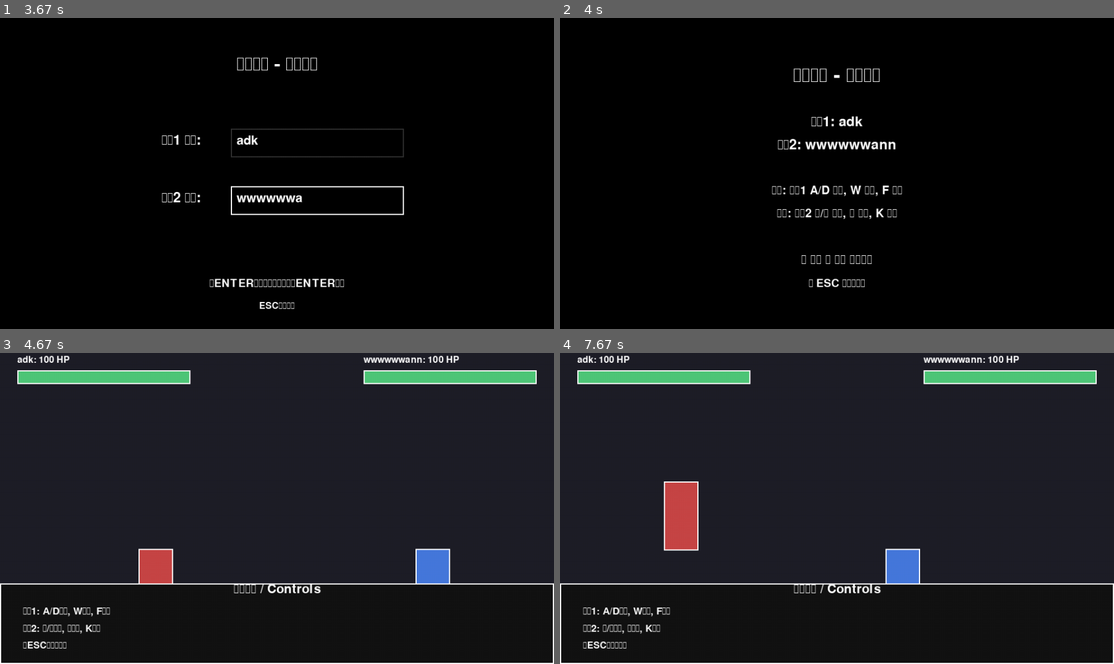
Above: before the commit, frames 1-4 (two rows, left to right).
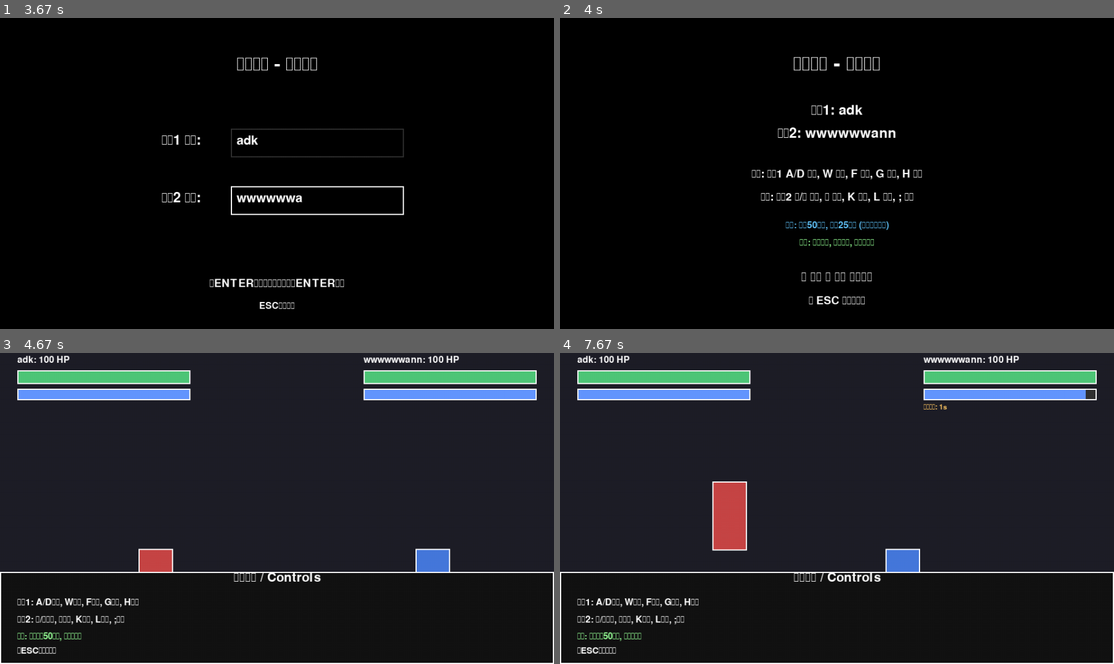
Above: after the commit, the same moments.

Repository: Vesper-1/pygame-learning
Game: pygame game, started from street_fighter.py
Two runs of this game, one before a commit and one after it. Both use one fixed random seed, a clock stepped at 60 frames per second and the inputs below.
Inputs:
- Up to frame 1 (3.67 s): tap A at 0.33 s; tap D at 0.67 s; hold K 1-1.47 s; tap Enter at 1.55 s; tap W at 1.88, 2.28, 2.58, 2.83, 3.17, 3.47 s; type "a" at 3.6 s
- Up to frame 2 (4 s): type "nn" at 3.7 s; tap Enter at 3.93 s
- Up to frame 3 (4.67 s): type "a" at 4.17 s; tap Enter at 4.3 s
- Up to frame 4 (7.67 s): tap G at 4.73, 6.22 s; hold Left 5.07-5.6 s; hold A 5.07-5.6 s; tap W at 5.13, 5.43, 5.7, 6, 6.13, 6.53, 6.93, 7.23, 7.6 s; tap , at 5.22, 6.62 s; hold Left 5.63-6.03 s; hold A 5.63-6.03 s; hold F 6.07-6.43 s; hold Up 6.07-6.43 s; hold W 6.07-6.43 s; hold Up 6.47-6.83 s; hold W 6.47-6.83 s; hold Right 6.87-7.5 s; hold D 6.87-7.5 s; hold Left from 7.53 s (still down); hold A from 7.53 s (still down)

Frame 1 is identical in both runs. In frame 2, 3.8% of the frame differs, in the area x 34-66%, y 12-93%; in frame 3, 5.5%; in frame 4, 8.1%, in the area x 0-100%, y 11-97%.

Commit message:
Add dodge and special skill mechanics to street fighter game
新增功能 (New Features):
- 闪避系统：玩家可以使用闪避键进行快速移动并获得短暂无敌状态
- 特殊技能：每个角色拥有一个特殊技能，消耗能量造成高伤害
- 能量系统：能量条自动恢复，技能需要消耗50能量
- 视觉反馈：闪避时角色半透明，技能冷却显示在能量条下方

游戏机制 (Game Mechanics):
- 闪避持续时间：15帧（0.25秒）
- 闪避冷却时间：90帧（1.5秒）
- 特殊技能伤害：25（普通攻击12）
- 技能冷却时间：180帧（3秒）
- 能量消耗：50点
- 能量恢复速率：0.3/帧

控制键位 (Controls):
玩家1: A/D移动, W跳跃, F攻击, G闪避, H技能
玩家2: ←/→移动, ↑跳跃, K攻击, L闪避, ;技能

UI改进 (UI Improvements):
- 添加能量条显示
- 技能冷却倒计时显示
- 更新控制说明面板
- 闪避视觉效果（半透明）

Diff:
--- a/street_fighter.py
+++ b/street_fighter.py
@@ -37,6 +37,18 @@
 ATTACK_DAMAGE = 12
 MAX_HEALTH = 100
 
+# Dodge mechanics
+DODGE_DURATION = 15  # Frames of dodge invincibility
+DODGE_COOLDOWN = 90  # Frames before next dodge
+DODGE_SPEED = 12  # Speed during dodge
+
+# Special skill mechanics
+SKILL_DAMAGE = 25  # Damage dealt by special skills
+SKILL_COOLDOWN = 180  # Frames (3 seconds at 60 FPS)
+SKILL_ENERGY_COST = 50  # Energy required to use skill
+MAX_ENERGY = 100  # Maximum energy
+ENERGY_REGEN_RATE = 0.3  # Energy regenerated per frame
+
 # File storing leaderboard data. The file is placed beside the script so that the
 # game can be launched from any working directory without losing track of the data.
 LEADERBOARD_FILE = os.path.join(os.path.dirname(__file__), "leaderboard.json")
@@ -112,7 +124,7 @@
 
     Attributes
     ----------
-    left, right, jump, attack: int
+    left, right, jump, attack, dodge, skill: int
         ``pygame`` key constants for each action.
     """
 
@@ -120,11 +132,13 @@
     right: int
     jump: int
     attack: int
+    dodge: int
+    skill: int
 
 
 @dataclass
 class Fighter:
-    """A simple rectangle-based fighter with jump and attack abilities."""
+    """A simple rectangle-based fighter with jump, attack, dodge, and special skill abilities."""
 
     name: str
     color: Tuple[int, int, int]
@@ -137,6 +151,15 @@
     attack_cooldown: int = field(default=0)
     health: int = field(default=MAX_HEALTH)
 
+    # Dodge mechanics
+    is_dodging: bool = field(default=False)
+    dodge_timer: int = field(default=0)
+    dodge_cooldown: int = field(default=0)
+
+    # Special skill mechanics
+    energy: float = field(default=MAX_ENERGY)
+    skill_cooldown: int = field(default=0)
+
     def __post_init__(self) -> None:
         # Fighters are represented by rectangles 60x120 pixels.
         self.rect = pygame.Rect(self.start_pos[0], self.start_pos[1], 60, 120)
@@ -156,6 +179,10 @@
 
     def handle_movement(self, keys_pressed: pygame.key.ScancodeWrapper) -> None:
         """Move fighter horizontally and handle jumping input."""
+
+        # Cannot move normally while dodging
+        if self.is_dodging:
+            return
 
         # Horizontal movement responds directly to held keys.
         if keys_pressed[self.controls.left]:
@@ -173,11 +200,41 @@
             self.on_ground = False
             self.velocity_y = -JUMP_STRENGTH
 
+    def handle_dodge(self, keys_pressed: pygame.key.ScancodeWrapper) -> None:
+        """Handle dodge mechanics with invincibility frames."""
+
+        # Update dodge cooldown
+        if self.dodge_cooldown > 0:
+            self.dodge_cooldown -= 1
+
+        # Update active dodge
+        if self.is_dodging:
+            self.dodge_timer -= 1
+            # Move quickly in facing direction during dodge
+            dodge_direction = 1 if self.facing_right else -1
+            self.rect.x += DODGE_SPEED * dodge_direction
+            self.rect.x = max(0, min(self.rect.x, WIDTH - self.rect.width))
+
+            if self.dodge_timer <= 0:
+                self.is_dodging = False
+        else:
+            # Trigger new dodge if key pressed and cooldown ready
+            if keys_pressed[self.controls.dodge] and self.dodge_cooldown == 0 and self.on_ground:
+                self.is_dodging = True
+                self.dodge_timer = DODGE_DURATION
+                self.dodge_cooldown = DODGE_COOLDOWN
+
+    def regenerate_energy(self) -> None:
+        """Gradually regenerate energy over time."""
+
+        if self.energy < MAX_ENERGY:
+            self.energy = min(self.energy + ENERGY_REGEN_RATE, MAX_ENERGY)
+
     def attempt_attack(self, opponent: "Fighter", keys_pressed: pygame.key.ScancodeWrapper) -> bool:
         """Perform an attack if the cooldown permits.
 
         Returns ``True`` when the attack successfully hits the opponent, allowing
-        the caller to apply damage.
+        the caller to apply damage. Returns ``False`` if opponent is dodging.
         """
 
         if self.attack_cooldown > 0:
@@ -197,16 +254,60 @@
                     self.rect.left - ATTACK_RANGE, self.rect.top + 20, ATTACK_RANGE, self.rect.height - 40
                 )
 
-            if attack_rect.colliderect(opponent.rect):
+            # Check if hit connects and opponent is not dodging (invincible)
+            if attack_rect.colliderect(opponent.rect) and not opponent.is_dodging:
                 return True
+
+        return False
+
+    def attempt_special_skill(self, opponent: "Fighter", keys_pressed: pygame.key.ScancodeWrapper) -> bool:
+        """Perform a special skill attack if energy and cooldown permit.
+
+        Returns ``True`` when the skill successfully hits the opponent.
+        """
+
+        # Update skill cooldown
+        if self.skill_cooldown > 0:
+            self.skill_cooldown -= 1
+            return False
+
+        # Check if skill key pressed and requirements met
+        if keys_pressed[self.controls.skill]:
+            if self.energy >= SKILL_ENERGY_COST and self.skill_cooldown == 0:
+                # Consume energy and set cooldown
+                self.energy -= SKILL_ENERGY_COST
+                self.skill_cooldown = SKILL_COOLDOWN
+
+                # Create larger hitbox for special skill
+                skill_range = ATTACK_RANGE * 1.5
+                if self.facing_right:
+                    skill_rect = pygame.Rect(
+                        self.rect.right, self.rect.top, skill_range, self.rect.height
+                    )
+                else:
+                    skill_rect = pygame.Rect(
+                        self.rect.left - skill_range, self.rect.top, skill_range, self.rect.height
+                    )
+
+                # Check if skill hits and opponent is not dodging
+                if skill_rect.colliderect(opponent.rect) and not opponent.is_dodging:
+                    return True
 
         return False
 
     def draw(self, surface: pygame.Surface) -> None:
         """Render the fighter and a simple outline."""
 
-        pygame.draw.rect(surface, self.color, self.rect)
-        pygame.draw.rect(surface, WHITE, self.rect, 2)
+        # If dodging, make the fighter semi-transparent (visual feedback)
+        if self.is_dodging:
+            # Create a surface with alpha channel for transparency
+            dodge_surface = pygame.Surface((self.rect.width, self.rect.height), pygame.SRCALPHA)
+            dodge_surface.fill((*self.color, 128))  # 50% opacity
+            surface.blit(dodge_surface, self.rect.topleft)
+            pygame.draw.rect(surface, WHITE, self.rect, 2)
+        else:
+            pygame.draw.rect(surface, self.color, self.rect)
+            pygame.draw.rect(surface, WHITE, self.rect, 2)
 
 
 # --------------------------------------------------------------------------------------
@@ -228,37 +329,53 @@
 
 
 def draw_health_bars(surface: pygame.Surface, fighters: Tuple[Fighter, Fighter]) -> None:
-    """Draw health bars for each fighter at the top of the screen."""
+    """Draw health bars and energy bars for each fighter at the top of the screen."""
 
     bar_width = 300
     bar_height = 24
     padding = 30
+    bar_spacing = 30  # Space between health and energy bars
 
     for index, fighter in enumerate(fighters):
-        # Compute filled portion as a percentage of remaining health.
-        health_ratio = max(fighter.health, 0) / MAX_HEALTH
-        filled_width = int(bar_width * health_ratio)
-
         x = padding if index == 0 else WIDTH - bar_width - padding
         y = padding
 
+        # Draw health bar
+        health_ratio = max(fighter.health, 0) / MAX_HEALTH
+        health_filled = int(bar_width * health_ratio)
+
         pygame.draw.rect(surface, GREY, (x, y, bar_width, bar_height))
-        pygame.draw.rect(surface, GREEN, (x, y, filled_width, bar_height))
+        pygame.draw.rect(surface, GREEN, (x, y, health_filled, bar_height))
         pygame.draw.rect(surface, WHITE, (x, y, bar_width, bar_height), 2)
         render_text(surface, f"{fighter.name}: {fighter.health} HP", (x, y - 26), size=24)
 
+        # Draw energy bar
+        energy_y = y + bar_height + 8
+        energy_ratio = max(fighter.energy, 0) / MAX_ENERGY
+        energy_filled = int(bar_width * energy_ratio)
+
+        pygame.draw.rect(surface, GREY, (x, energy_y, bar_width, bar_height - 4))
+        pygame.draw.rect(surface, (100, 150, 255), (x, energy_y, energy_filled, bar_height - 4))
+        pygame.draw.rect(surface, WHITE, (x, energy_y, bar_width, bar_height - 4), 2)
+
+        # Show skill cooldown indicator if skill is on cooldown
+        if fighter.skill_cooldown > 0:
+            cooldown_text = f"技能冷却: {fighter.skill_cooldown // FPS + 1}s"
+            render_text(surface, cooldown_text, (x, energy_y + bar_height + 2), size=18, color=(255, 200, 100))
+
 
 def draw_instructions_overlay(surface: pygame.Surface) -> None:
     """Render a fixed instructions panel at the bottom of the screen."""
 
-    overlay_rect = pygame.Rect(0, HEIGHT - 140, WIDTH, 140)
+    overlay_rect = pygame.Rect(0, HEIGHT - 160, WIDTH, 160)
     pygame.draw.rect(surface, (20, 20, 20), overlay_rect)
     pygame.draw.rect(surface, WHITE, overlay_rect, 2)
 
-    render_text(surface, "控制指引 / Controls", (WIDTH // 2, HEIGHT - 130), size=32, center=True)
-    render_text(surface, "玩家1: A/D移动, W跳跃, F攻击", (40, HEIGHT - 100), size=26)
-    render_text(surface, "玩家2: ←/→移动, ↑跳跃, K攻击", (40, HEIGHT - 70), size=26)
-    render_text(surface, "按ESC返回主菜单", (40, HEIGHT - 40), size=24)
+    render_text(surface, "控制指引 / Controls", (WIDTH // 2, HEIGHT - 150), size=32, center=True)
+    render_text(surface, "玩家1: A/D移动, W跳跃, F攻击, G闪避, H技能", (30, HEIGHT - 115), size=24)
+    render_text(surface, "玩家2: ←/→移动, ↑跳跃, K攻击, L闪避, ;技能", (30, HEIGHT - 85), size=24)
+    render_text(surface, "提示: 技能需要50能量, 闪避时无敌", (30, HEIGHT - 55), size=22, color=(150, 255, 150))
+    render_text(surface, "按ESC返回主菜单", (30, HEIGHT - 30), size=22)
 
 
 def draw_leaderboard(surface: pygame.Surface, leaderboard: List[Dict[str, int]]) -> None:
@@ -351,14 +468,16 @@
                     return True
 
         screen.fill(BLACK)
-        render_text(screen, "街头霸王 - 对战指南", (WIDTH // 2, 100), size=52, center=True)
-        render_text(screen, f"玩家1: {names[0]}", (WIDTH // 2, 180), size=36, center=True)
-        render_text(screen, f"玩家2: {names[1]}", (WIDTH // 2, 220), size=36, center=True)
-
-        render_text(screen, "控制: 玩家1 A/D 左右, W 跳跃, F 攻击", (WIDTH // 2, 300), size=30, center=True)
-        render_text(screen, "控制: 玩家2 ←/→ 左右, ↑ 跳跃, K 攻击", (WIDTH // 2, 340), size=30, center=True)
-        render_text(screen, "按 空格 或 回车 开始对战", (WIDTH // 2, 420), size=32, center=True)
-        render_text(screen, "按 ESC 返回上一页", (WIDTH // 2, 460), size=28, center=True)
+        render_text(screen, "街头霸王 - 对战指南", (WIDTH // 2, 80), size=52, center=True)
+        render_text(screen, f"玩家1: {names[0]}", (WIDTH // 2, 160), size=36, center=True)
+        render_text(screen, f"玩家2: {names[1]}", (WIDTH // 2, 200), size=36, center=True)
+
+        render_text(screen, "控制: 玩家1 A/D 左右, W 跳跃, F 攻击, G 闪避, H 技能", (WIDTH // 2, 270), size=28, center=True)
+        render_text(screen, "控制: 玩家2 ←/→ 左右, ↑ 跳跃, K 攻击, L 闪避, ; 技能", (WIDTH // 2, 310), size=28, center=True)
+        render_text(screen, "技能: 消耗50能量, 造成25伤害 (能量自动恢复)", (WIDTH // 2, 360), size=24, center=True, color=(100, 200, 255))
+        render_text(screen, "闪避: 无敌状态, 快速移动, 有冷却时间", (WIDTH // 2, 390), size=24, center=True, color=(150, 255, 150))
+        render_text(screen, "按 空格 或 回车 开始对战", (WIDTH // 2, 450), size=32, center=True)
+        render_text(screen, "按 ESC 返回上一页", (WIDTH // 2, 490), size=28, center=True)
 
         pygame.display.flip()
         clock.tick(FPS)
@@ -378,14 +497,28 @@
         Fighter(
             name=names[0],
             color=SOFT_RED,
-            controls=ControlScheme(pygame.K_a, pygame.K_d, pygame.K_w, pygame.K_f),
+            controls=ControlScheme(
+                left=pygame.K_a,
+                right=pygame.K_d,
+                jump=pygame.K_w,
+                attack=pygame.K_f,
+                dodge=pygame.K_g,
+                skill=pygame.K_h
+            ),
             start_pos=(WIDTH // 4, GROUND_LEVEL - 120),
             facing_right=True,
         ),
         Fighter(
             name=names[1],
             color=SOFT_BLUE,
-            controls=ControlScheme(pygame.K_LEFT, pygame.K_RIGHT, pygame.K_UP, pygame.K_k),
+            controls=ControlScheme(
+                left=pygame.K_LEFT,
+                right=pygame.K_RIGHT,
+                jump=pygame.K_UP,
+                attack=pygame.K_k,
+                dodge=pygame.K_l,
+                skill=pygame.K_SEMICOLON
+            ),
             start_pos=(3 * WIDTH // 4, GROUND_LEVEL - 120),
             facing_right=False,
         ),
@@ -400,16 +533,24 @@
 
         keys_pressed = pygame.key.get_pressed()
 
-        # Update fighters sequentially: movement -> gravity -> attack resolution.
+        # Update fighters sequentially: movement -> gravity -> dodge -> energy regen
         for fighter in players:
             fighter.handle_movement(keys_pressed)
             fighter.apply_gravity()
+            fighter.handle_dodge(keys_pressed)
+            fighter.regenerate_energy()
 
         # Check attack collisions in both directions.
         if players[0].attempt_attack(players[1], keys_pressed):
             players[1].health -= ATTACK_DAMAGE
         if players[1].attempt_attack(players[0], keys_pressed):
             players[0].health -= ATTACK_DAMAGE
+
+        # Check special skill collisions in both directions.
+        if players[0].attempt_special_skill(players[1], keys_pressed):
+            players[1].health -= SKILL_DAMAGE
+        if players[1].attempt_special_skill(players[0], keys_pressed):
+            players[0].health -= SKILL_DAMAGE
 
         # Determine if a player has been knocked out.
         for fighter in players:
